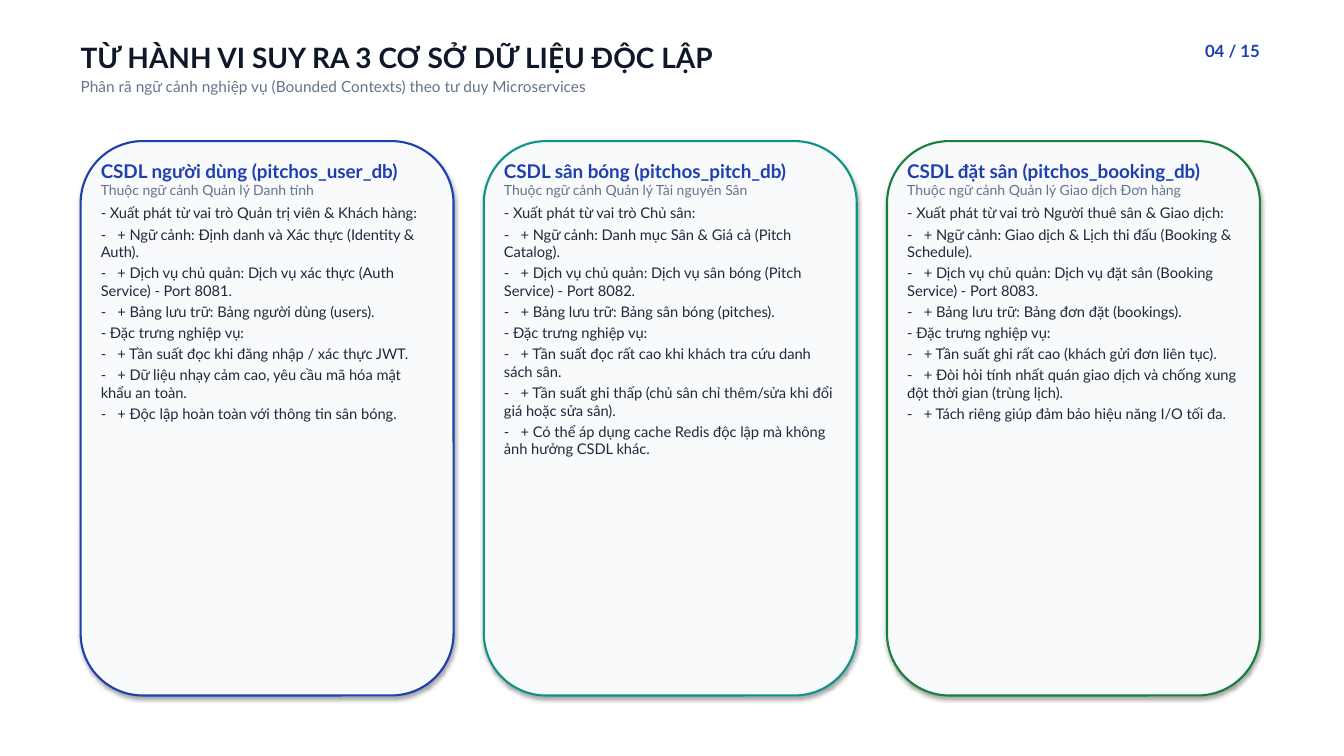
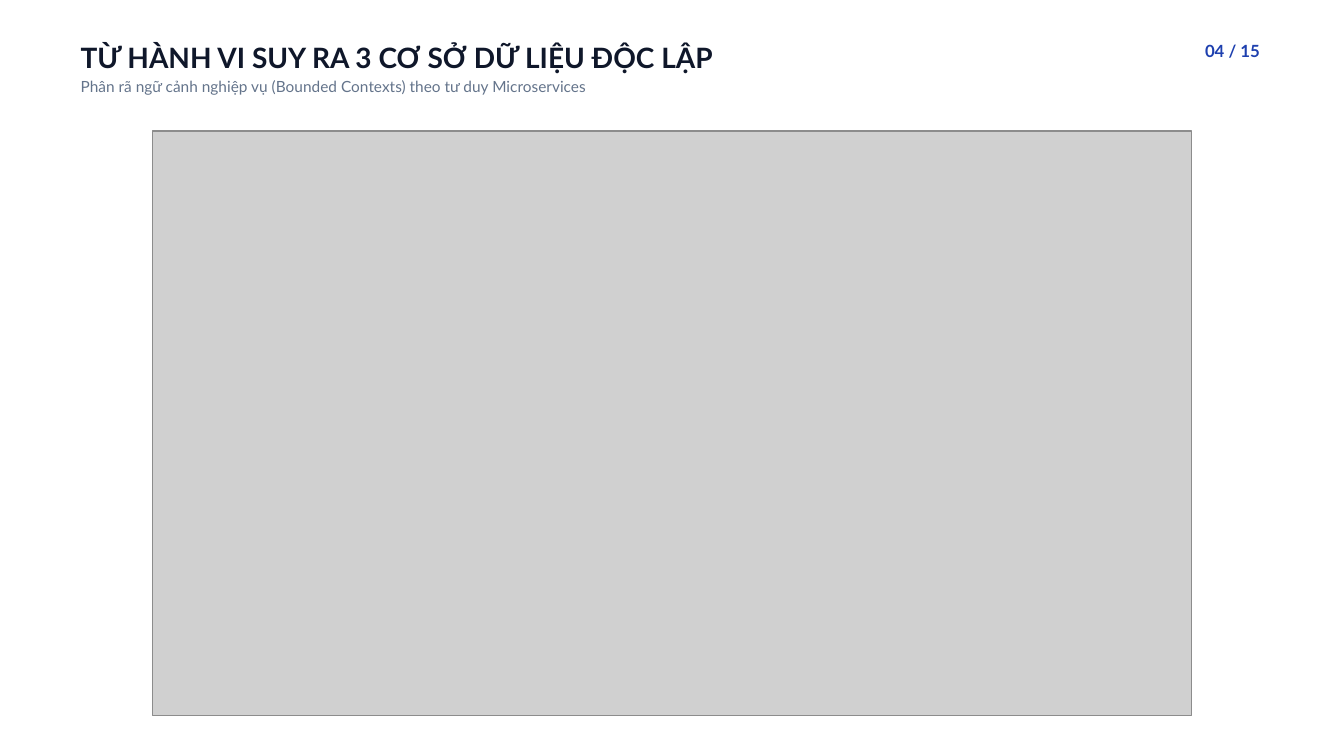
Before and after one commit to viduchung/PTPM, a slide deck: slide 4 of docs/PitchOS-Bao-Cao-Hung.pptx. Drawn at 1344x756 pixels with LibreOffice and Linux fonts; fonts in the diff are those of the drawing; grey boxes stand for pictures. Boxes give left, top, right and bottom in pixels: in the first picture for what was removed or moved away, otherwise in the second. Text is boxed around its words. In the diff, an @@ line names an element or a change of style, - is before the commit and + after.

```diff
--- a/docs/PitchOS-Bao-Cao-Hung.pptx
+++ b/docs/PitchOS-Bao-Cao-Hung.pptx
@@ rounded rectangle removed at (x1=81, y1=141, x2=454, y2=696) @@
@@ picture added at (x1=152, y1=131, x2=1192, y2=716) @@
@@ rounded rectangle removed at (x1=484, y1=141, x2=857, y2=696) @@
@@ rounded rectangle removed at (x1=887, y1=141, x2=1260, y2=696) @@
@@ text removed at (x1=101, y1=163, x2=417, y2=422) @@
-CSDL người dùng (pitchos_user_db)
-Thuộc ngữ cảnh Quản lý Danh tính
-- Xuất phát từ vai trò Quản trị viên & Khách hàng:
-- + Ngữ cảnh: Định danh và Xác thực (Identity & Auth).
-- + Dịch vụ chủ quản: Dịch vụ xác thực (Auth Service) - Port 8081.
-- + Bảng lưu trữ: Bảng người dùng (users).
-- Đặc trưng nghiệp vụ:
-- + Tần suất đọc khi đăng nhập / xác thực JWT.
-- + Dữ liệu nhạy cảm cao, yêu cầu mã hóa mật khẩu an toàn.
-- + Độc lập hoàn toàn với thông tin sân bóng.
@@ text removed at (x1=504, y1=163, x2=833, y2=457) @@
-CSDL sân bóng (pitchos_pitch_db)
-Thuộc ngữ cảnh Quản lý Tài nguyên Sân
-- Xuất phát từ vai trò Chủ sân:
-- + Ngữ cảnh: Danh mục Sân & Giá cả (Pitch Catalog).
-- + Dịch vụ chủ quản: Dịch vụ sân bóng (Pitch Service) - Port 8082.
-- + Bảng lưu trữ: Bảng sân bóng (pitches).
-- Đặc trưng nghiệp vụ:
-- + Tần suất đọc rất cao khi khách tra cứu danh sách sân.
-- + Tần suất ghi thấp (chủ sân chỉ thêm/sửa khi đổi giá hoặc sửa sân).
-- + Có thể áp dụng cache Redis độc lập mà không ảnh hưởng CSDL khác.
@@ text removed at (x1=907, y1=163, x2=1236, y2=422) @@
-CSDL đặt sân (pitchos_booking_db)
-Thuộc ngữ cảnh Quản lý Giao dịch Đơn hàng
-- Xuất phát từ vai trò Người thuê sân & Giao dịch:
-- + Ngữ cảnh: Giao dịch & Lịch thi đấu (Booking & Schedule).
-- + Dịch vụ chủ quản: Dịch vụ đặt sân (Booking Service) - Port 8083.
-- + Bảng lưu trữ: Bảng đơn đặt (bookings).
-- Đặc trưng nghiệp vụ:
-- + Tần suất ghi rất cao (khách gửi đơn liên tục).
-- + Đòi hỏi tính nhất quán giao dịch và chống xung đột thời gian (trùng lịch).
-- + Tách riêng giúp đảm bảo hiệu năng I/O tối đa.
```
Also in this commit, not shown: 3 other slides changed, 7 other files.
